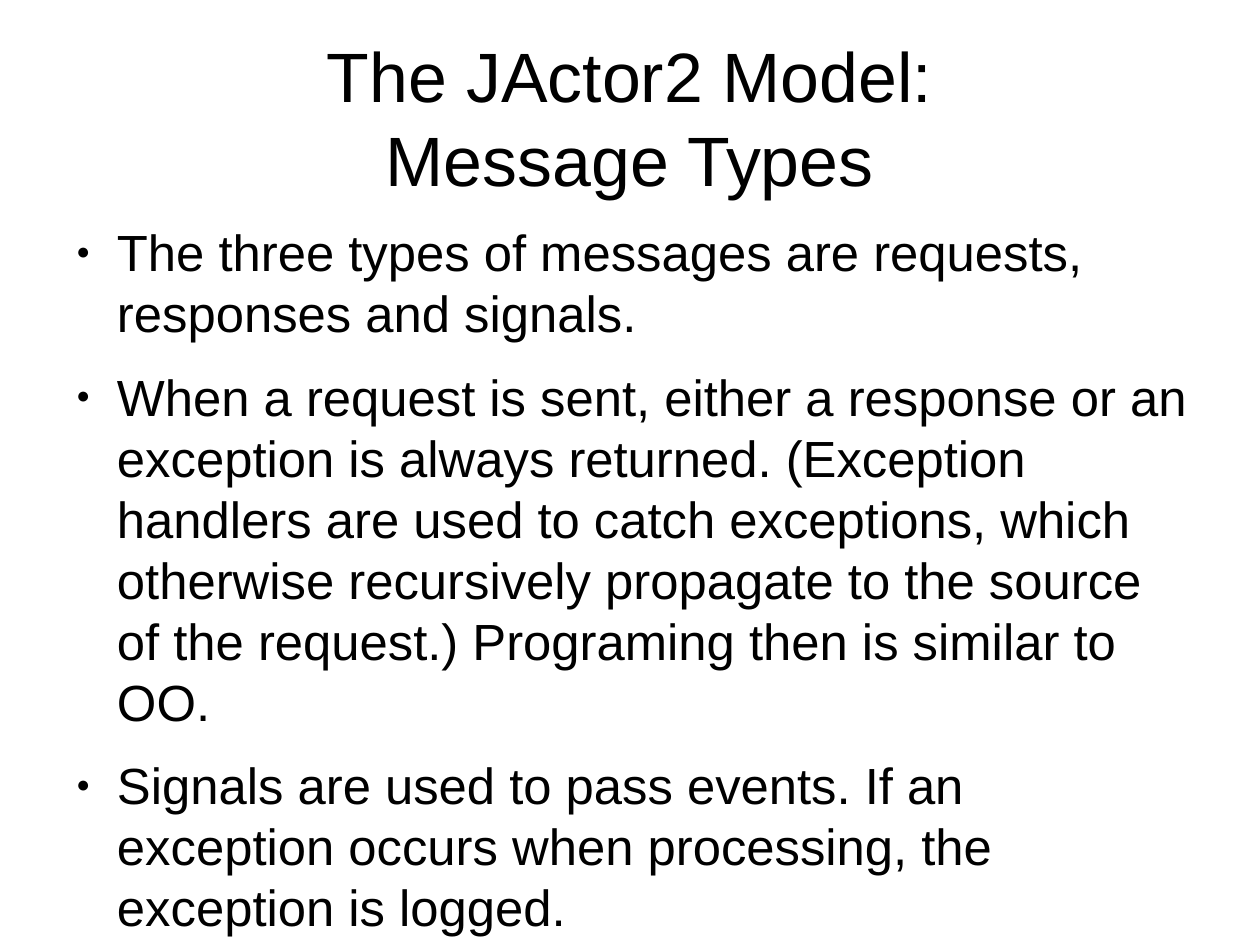
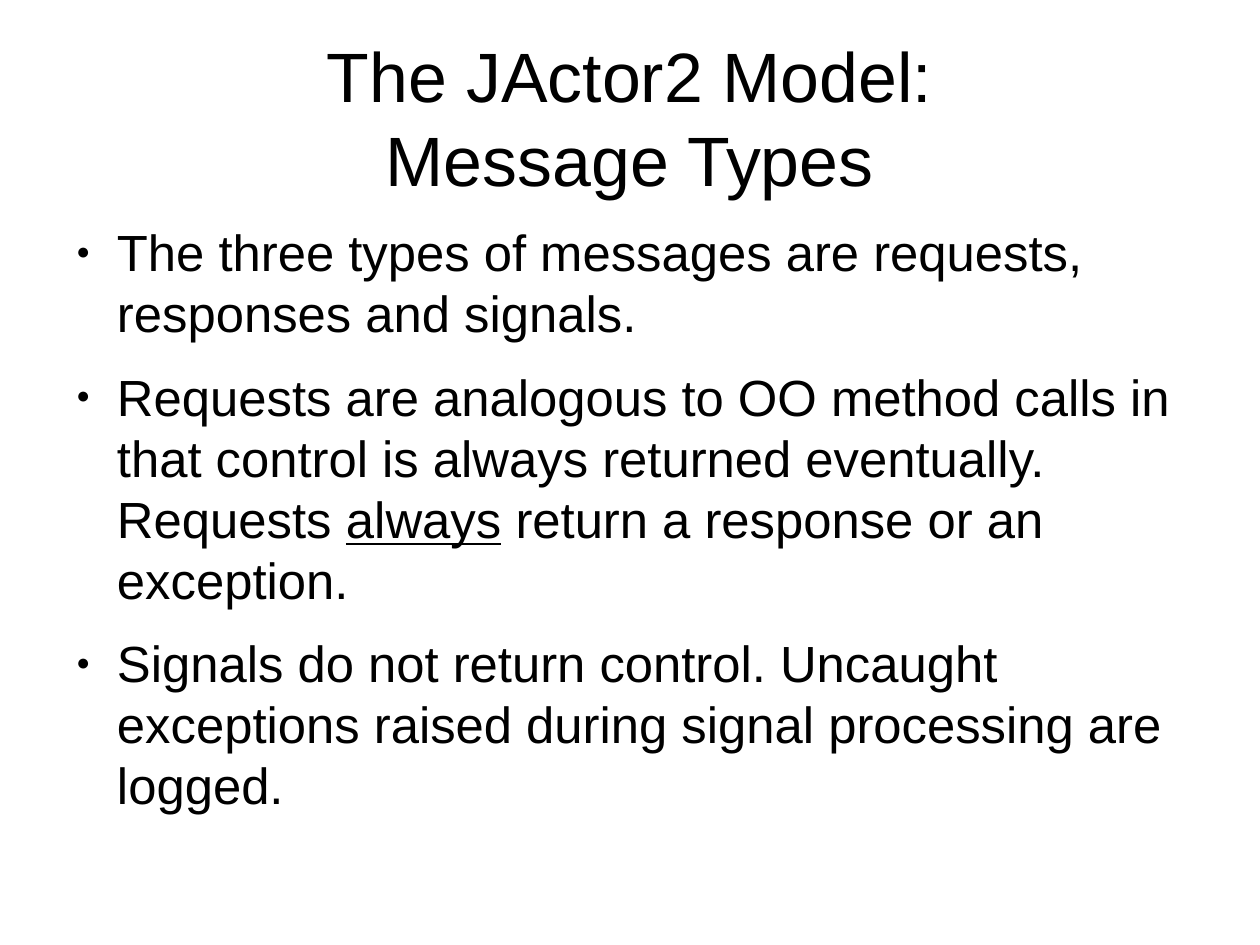
Before and after one commit to laforge49/JActor2, a slide deck: slide 5 of docs/JActor2Revisited.odp (slide 4 before the commit). Drawn at 1260x945 pixels with LibreOffice and Linux fonts; fonts in the diff are those of the drawing. Boxes give left, top, right and bottom in pixels: in the first picture for what was removed or moved away, otherwise in the second. Text is boxed around its words. In the diff, an @@ line names an element or a change of style, - is before the commit and + after.

```diff
--- a/docs/JActor2Revisited.odp
+++ b/docs/JActor2Revisited.odp
@@ text at <box>117,379,1170,815</box>: text changed @@
-● When a request is sent, either a response or an exception is always returned. (Exception handlers are used to catch exceptions, which otherwise recursively propagate to the source of the request.) Programing then is similar to OO.
-● Signals are used to pass events. If an exception occurs when processing, the exception is logged.
+● Requests are analogous to OO method calls in that control is always returned eventually. Requests always return a response or an exception.
+● Signals do not return control. Uncaught exceptions raised during signal processing are logged.
```
Also in this commit, not shown: 1 other slide changed, 2 slides added, 1 slide removed, 2 other files.
